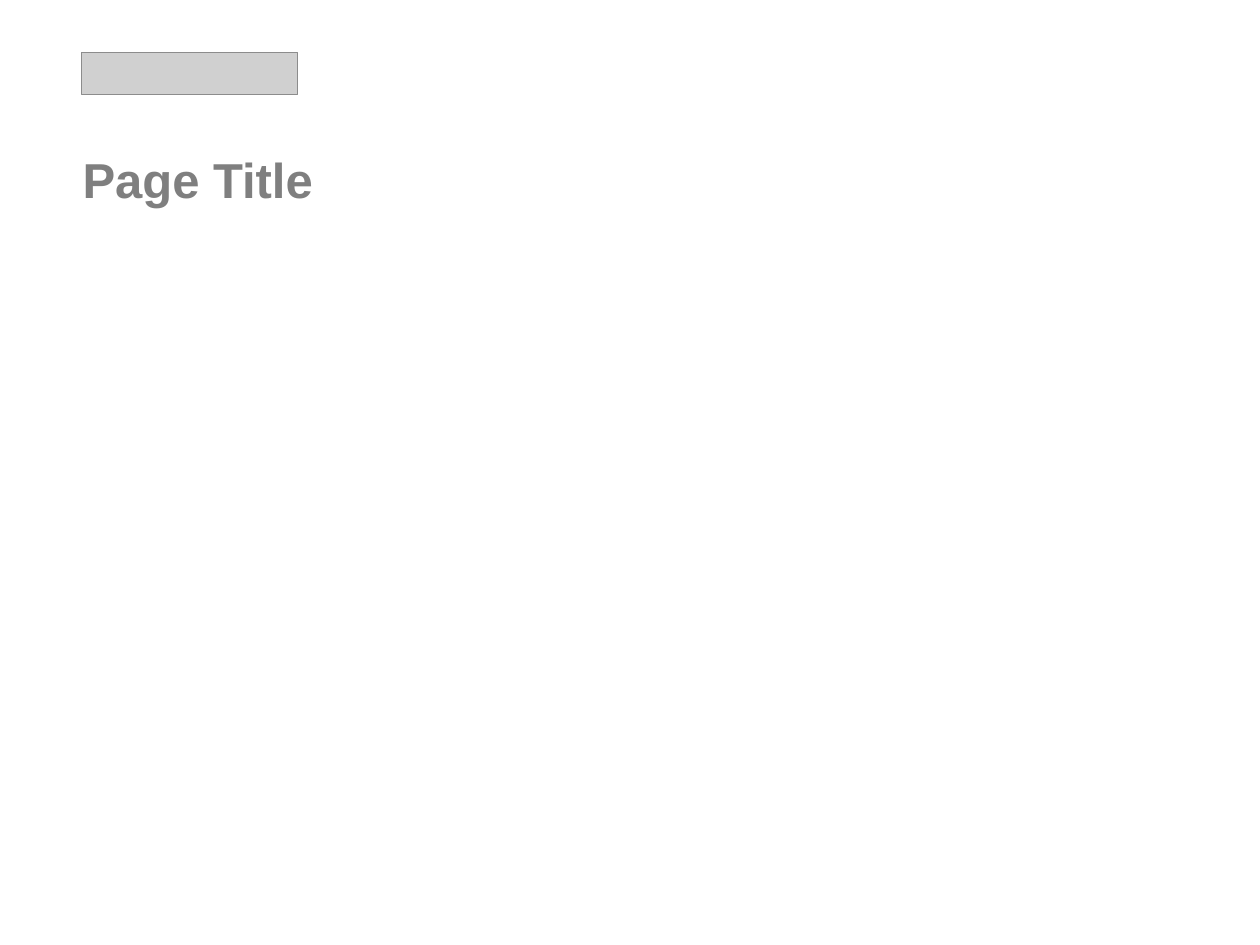
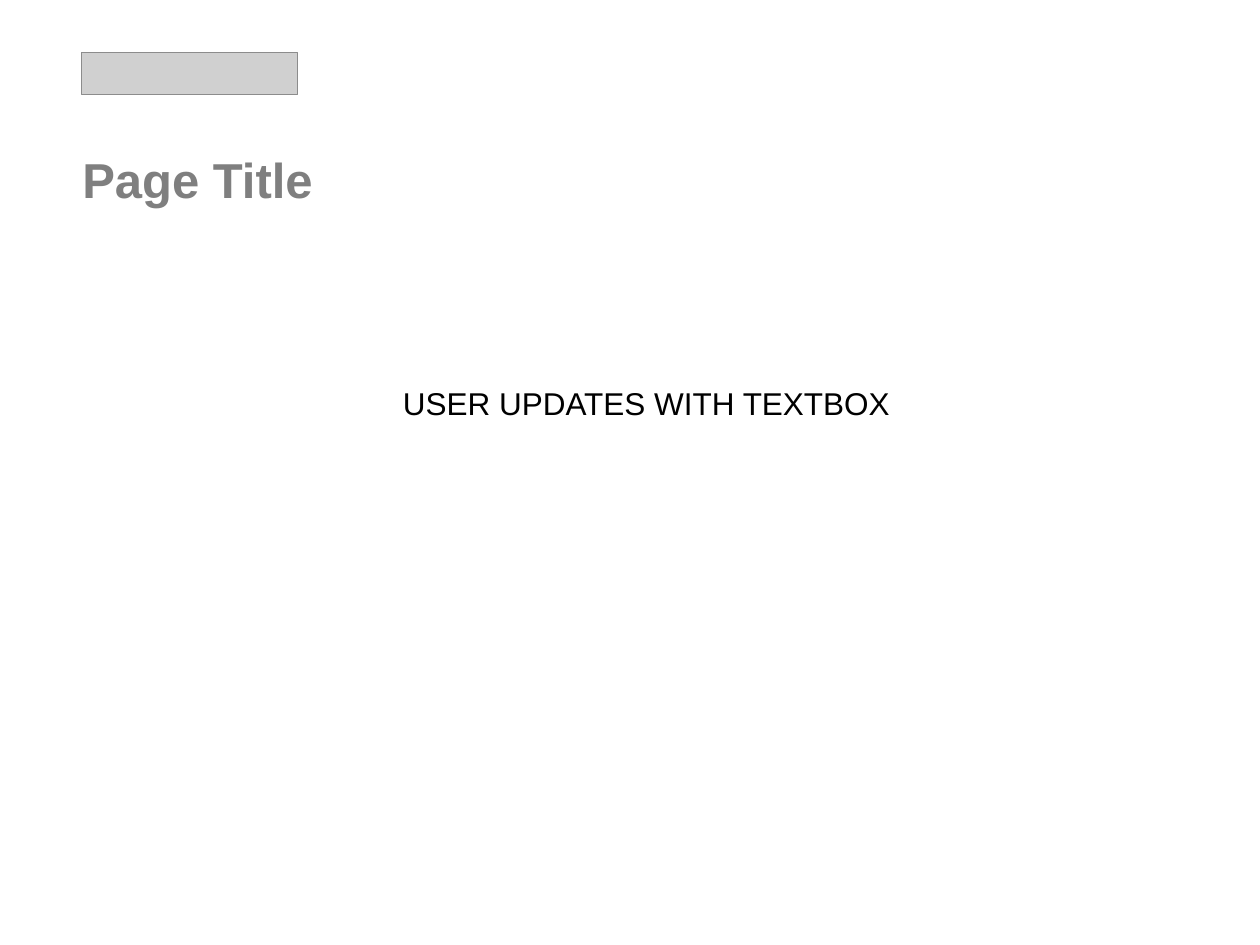
Before and after one commit to efwoods/pptx2py, a slide deck: slide 9 of template_sample.pptx. Drawn at 1260x945 pixels with LibreOffice and Linux fonts; fonts in the diff are those of the drawing; grey boxes stand for pictures; background and template pictures are left out. Boxes give left, top, right and bottom in pixels: in the first picture for what was removed or moved away, otherwise in the second. Text is boxed around its words. In the diff, an @@ line names an element or a change of style, - is before the commit and + after.

```diff
--- a/template_sample.pptx
+++ b/template_sample.pptx
@@ text added at (403, 393, 890, 416), 18 pt, text #000000 @@
+USER UPDATES WITH TEXTBOX
```
Also in this commit, not shown: 5 other slides changed, 1 other file.
